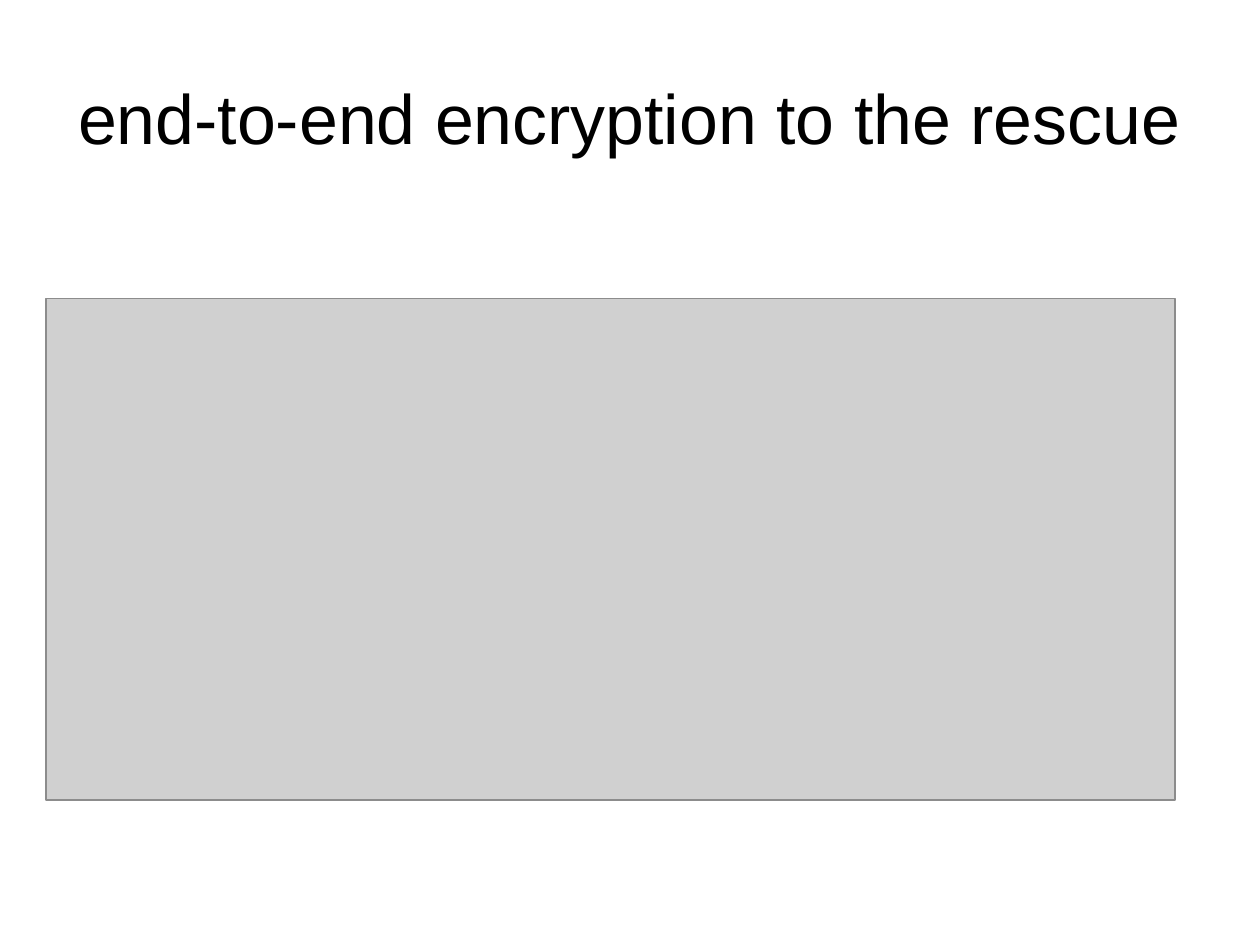
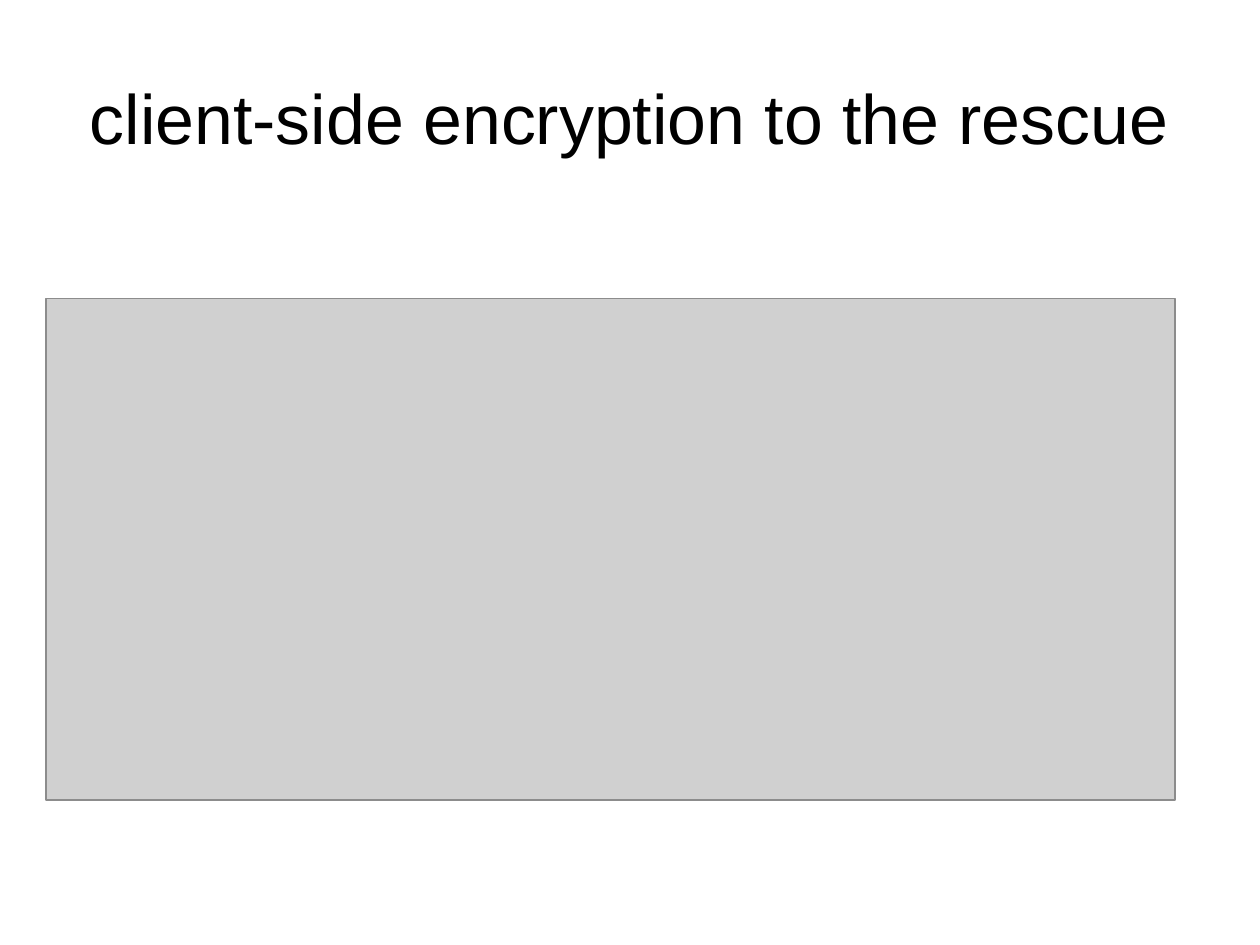
Before and after one commit to diafygi/byoFS, a slide deck: slide 10 of presentation/logic.odp. Drawn at 1260x945 pixels with LibreOffice and Linux fonts; fonts in the diff are those of the drawing; grey boxes stand for pictures. Boxes give left, top, right and bottom in pixels: in the first picture for what was removed or moved away, otherwise in the second. Text is boxed around its words. In the diff, an @@ line names an element or a change of style, - is before the commit and + after.

Commit message:
final presentation

```diff
--- a/presentation/logic.odp
+++ b/presentation/logic.odp
@@ title at [90, 93, 1169, 157]: text changed @@
-end-to-end encryption to the rescue
+client-side encryption to the rescue
```
Also in this commit, not shown: 1 other slide changed, 1 slide added, 1 slide removed.
